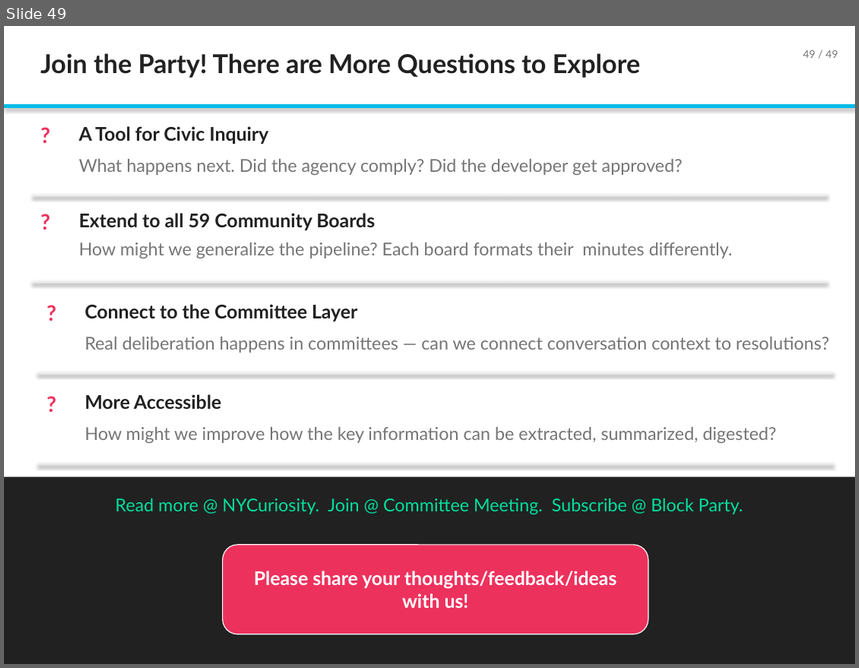
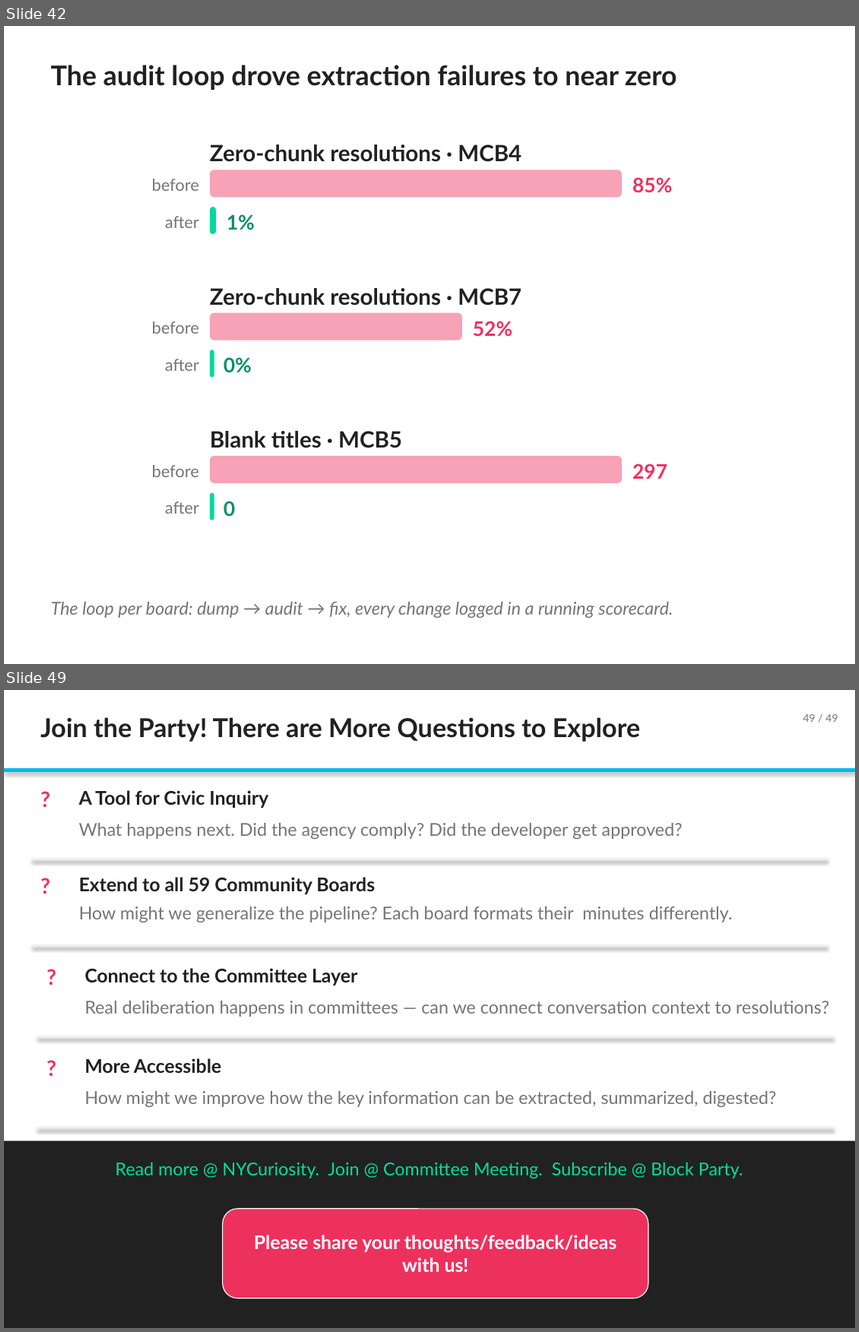
Before and after one commit to TalR24/nycur-data-website, a slide deck: cb-resolutions/block_party_july2026/Building_an_AI_Knowledge_Base_for_NYC_Community_Boards_July2026.pptx. Shown one above the other, each under a label of ours: slide 49 before the commit, slides 42 and 49 after it; the slides between them are not shown. The pictures are 859x668 and 859x1332 pixels, drawn with LibreOffice and Linux fonts; fonts in the diff are those of the drawing. Boxes give left, top, right and bottom in pixels: in the first picture for what was removed or moved away, otherwise in the second. Text is boxed around its words. In the diff, an @@ line names an element or a change of style, - is before the commit and + after.

```diff
--- a/cb-resolutions/block_party_july2026/Building_an_AI_Knowledge_Base_for_NYC_Community_Boards_July2026.pptx
+++ b/cb-resolutions/block_party_july2026/Building_an_AI_Knowledge_Base_for_NYC_Community_Boards_July2026.pptx
@@ slide 42 added at box(4, 26, 855, 664), background #FFFFFF @@
@@ text added at box(51, 65, 677, 90), 23 pt, text #212121, bold @@
+The audit loop drove extraction failures to near zero
@@ text added at box(210, 145, 522, 162), 19 pt, text #212121, bold @@
+Zero-chunk resolutions · MCB4
@@ text added at box(152, 179, 199, 191), 14 pt, text #757575 @@
+before
@@ rounded rectangle added at box(210, 170, 622, 197), fill #F7A2B6 @@
@@ text added at box(633, 177, 672, 192), 17 pt, text #ED315D, bold @@
+85%
@@ rounded rectangle added at box(210, 208, 216, 234), fill #04D99D @@
@@ text added at box(165, 216, 199, 228), 14 pt, text #757575 @@
+after
@@ text added at box(227, 214, 255, 230), 17 pt, text #0B8F68, bold @@
+1%
@@ text added at box(210, 288, 522, 306), 19 pt, text #212121, bold @@
+Zero-chunk resolutions · MCB7
@@ text added at box(152, 322, 199, 334), 14 pt, text #757575 @@
+before
@@ rounded rectangle added at box(210, 313, 462, 340), fill #F7A2B6 @@
@@ text added at box(473, 321, 512, 337), 17 pt, text #ED315D, bold @@
+52%
@@ text added at box(165, 359, 199, 371), 14 pt, text #757575 @@
+after
@@ rounded rectangle added at box(210, 351, 215, 378), fill #04D99D @@
@@ text added at box(224, 357, 252, 373), 17 pt, text #0B8F68, bold @@
+0%
@@ text added at box(210, 431, 402, 449), 19 pt, text #212121, bold @@
+Blank titles · MCB5
@@ rounded rectangle added at box(210, 456, 622, 483), fill #F7A2B6 @@
@@ text added at box(152, 465, 199, 477), 14 pt, text #757575 @@
+before
@@ text added at box(633, 464, 667, 479), 17 pt, text #ED315D, bold @@
+297
@@ text added at box(165, 502, 199, 514), 14 pt, text #757575 @@
+after
@@ rounded rectangle added at box(210, 493, 215, 521), fill #04D99D @@
@@ text added at box(224, 501, 235, 517), 17 pt, text #0B8F68, bold @@
+0
@@ text added at box(51, 602, 673, 618), 15 pt, text #757575, italic @@
+The loop per board: dump → audit → fix, every change logged in a running scorecard.
```
Also in this commit, not shown: 11 other slides added, 12 slides removed.
